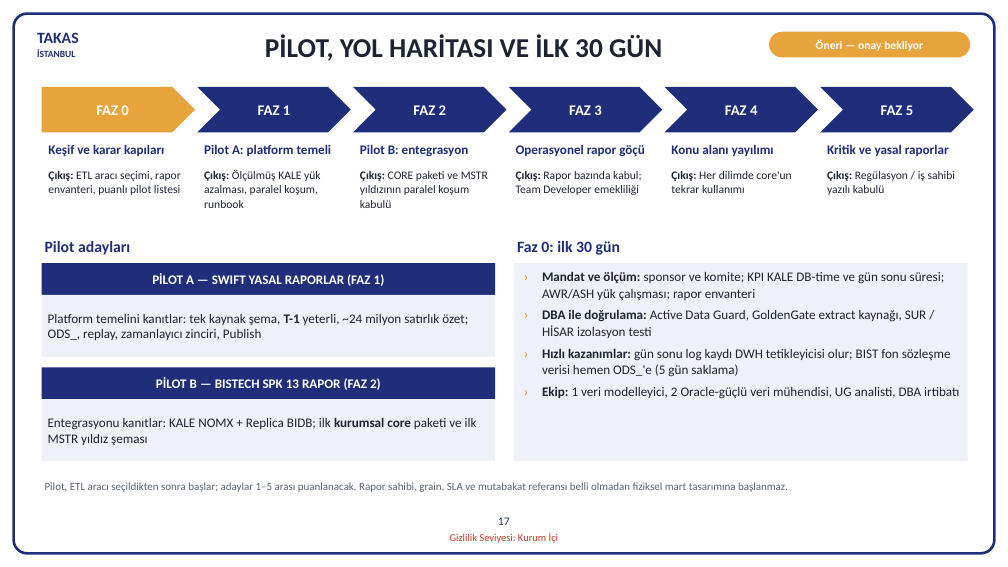
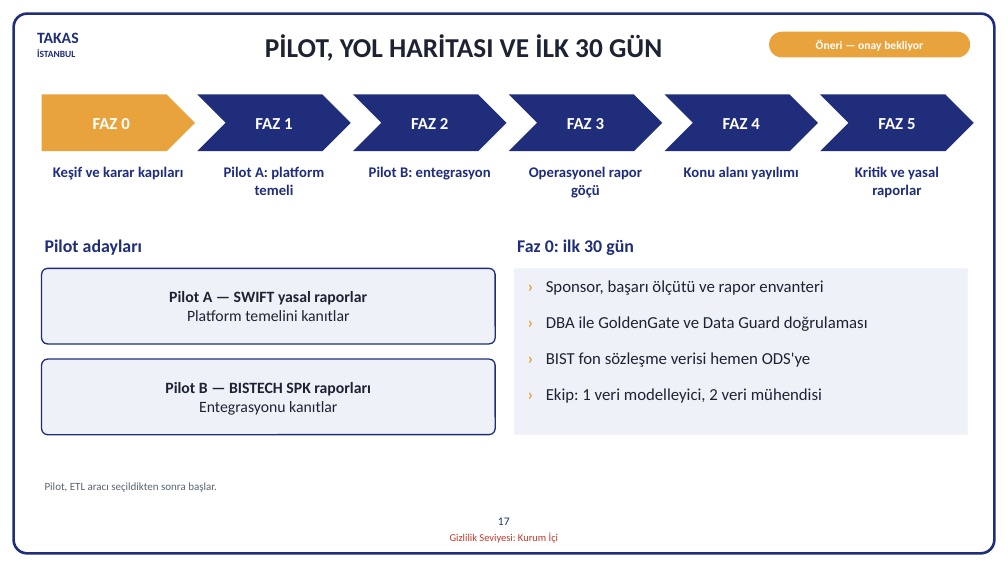
Before and after one commit to hanifidemirel0/Cursor-Projects, a slide deck: slide 17 of outputs/dwh-sunum-kasim-2026/5 - DWHSunum_Kasim2026.pptx. Drawn at 1008x567 pixels with LibreOffice and Linux fonts; fonts in the diff are those of the drawing. Boxes give left, top, right and bottom in pixels: in the first picture for what was removed or moved away, otherwise in the second. Text is boxed around its words. In the diff, an @@ line names an element or a change of style, - is before the commit and + after.

```diff
--- a/outputs/dwh-sunum-kasim-2026/5 - DWHSunum_Kasim2026.pptx
+++ b/outputs/dwh-sunum-kasim-2026/5 - DWHSunum_Kasim2026.pptx
@@ pentagon arrow "FAZ 0": place and size @@
-pentagon arrow "FAZ 0" at bbox=[42, 87, 195, 132]
+pentagon arrow "FAZ 0" at bbox=[42, 95, 195, 151]
@@ chevron "FAZ 1": place and size @@
-chevron "FAZ 1" at bbox=[197, 87, 351, 132]
+chevron "FAZ 1" at bbox=[197, 95, 351, 151]
@@ chevron "FAZ 2": place and size @@
-chevron "FAZ 2" at bbox=[353, 87, 507, 132]
+chevron "FAZ 2" at bbox=[353, 95, 507, 151]
@@ chevron "FAZ 3": place and size @@
-chevron "FAZ 3" at bbox=[509, 87, 662, 132]
+chevron "FAZ 3" at bbox=[509, 95, 662, 151]
@@ chevron "FAZ 4": place and size @@
-chevron "FAZ 4" at bbox=[665, 87, 818, 132]
+chevron "FAZ 4" at bbox=[665, 95, 818, 151]
@@ size 14 to 16 pt in 6 elements at bbox=[42, 95, 195, 151], bbox=[197, 95, 351, 151], bbox=[353, 95, 507, 151], bbox=[509, 95, 662, 151], bbox=[665, 95, 818, 151], bbox=[820, 95, 974, 151] @@
@@ chevron "FAZ 5": place and size @@
-chevron "FAZ 5" at bbox=[820, 87, 974, 132]
+chevron "FAZ 5" at bbox=[820, 95, 974, 151]
@@ text removed at bbox=[48, 171, 181, 195] @@
-Çıkış: ETL aracı seçimi, rapor envanteri, puanlı pilot listesi
@@ text "Keşif ve karar kapıları": place and size @@
-text "Keşif ve karar kapıları" at bbox=[48, 144, 164, 156]
+text "Keşif ve karar kapıları" at bbox=[53, 166, 183, 180]
@@ text removed at bbox=[204, 170, 321, 208] @@
-Çıkış: Ölçülmüş KALE yük azalması, paralel koşum, runbook
@@ text "Pilot A: platform temeli": place and size @@
-text "Pilot A: platform temeli" at bbox=[204, 144, 332, 156]
+text "Pilot A: platform temeli" at bbox=[224, 166, 324, 195]
@@ text removed at bbox=[360, 171, 488, 208] @@
-Çıkış: CORE paketi ve MSTR yıldızının paralel koşum kabulü
@@ text "Pilot B: entegrasyon": place and size @@
-text "Pilot B: entegrasyon" at bbox=[360, 144, 469, 156]
+text "Pilot B: entegrasyon" at bbox=[369, 166, 491, 180]
@@ size 12.5 to 14 pt; alignment left to centre in 6 elements at bbox=[53, 166, 183, 180], bbox=[224, 166, 324, 195], bbox=[369, 166, 491, 180], bbox=[684, 166, 798, 180], bbox=[855, 166, 939, 198], bbox=[529, 166, 642, 198] @@
@@ text "Operasyonel rapor göçü": place and size @@
-text "Operasyonel rapor göçü" at bbox=[516, 144, 645, 156]
+text "Operasyonel rapor göçü" at bbox=[529, 166, 642, 198]
@@ text removed at bbox=[516, 171, 641, 195] @@
-Çıkış: Rapor bazında kabul; Team Developer emekliliği
@@ text removed at bbox=[671, 171, 791, 193] @@
-Çıkış: Her dilimde core'un tekrar kullanımı
@@ text "Konu alanı yayılımı": place and size @@
-text "Konu alanı yayılımı" at bbox=[671, 144, 774, 156]
+text "Konu alanı yayılımı" at bbox=[684, 166, 798, 180]
@@ text removed at bbox=[827, 171, 956, 195] @@
-Çıkış: Regülasyon / iş sahibi yazılı kabulü
@@ text "Kritik ve yasal raporlar": place and size @@
-text "Kritik ve yasal raporlar" at bbox=[827, 144, 949, 156]
+text "Kritik ve yasal raporlar" at bbox=[855, 166, 939, 198]
@@ text "Pilot adayları" at bbox=[45, 239, 142, 255]: size 15 to 17 pt @@
@@ text "Faz 0: ilk 30 gün" at bbox=[517, 239, 634, 255]: size 15 to 17 pt @@
@@ rectangle removed at bbox=[42, 263, 495, 295] @@
-PİLOT A — SWIFT YASAL RAPORLAR (FAZ 1)
@@ rounded rectangle added at bbox=[42, 268, 495, 344], fill #EEF1F8, outline #1F2D7B 1.25 pt, 15 pt, text #1E2333, bold @@
+Pilot A — SWIFT yasal raporlar
+Platform temelini kanıtlar
@@ rectangle: place and size @@
-rectangle at bbox=[514, 263, 968, 461]
+rectangle at bbox=[514, 268, 968, 435]
@@ rectangle removed at bbox=[42, 295, 495, 357] @@
-Platform temelini kanıtlar: tek kaynak şema, T-1 yeterli, ~24 milyon satırlık özet; ODS_, replay, zamanlayıcı zinciri, Publish
@@ text at bbox=[546, 280, 868, 403]: text changed; size 12.5 to 16 pt @@
-› Mandat ve ölçüm: sponsor ve komite; KPI KALE DB-time ve gün sonu süresi; AWR/ASH yük çalışması; rapor envanteri
-› DBA ile doğrulama: Active Data Guard, GoldenGate extract kaynağı, SUR / HİSAR izolasyon testi
-› Hızlı kazanımlar: gün sonu log kaydı DWH tetikleyicisi olur; BIST fon sözleşme verisi hemen ODS_'e (5 gün saklama)
-› Ekip: 1 veri modelleyici, 2 Oracle-güçlü veri mühendisi, UG analisti, DBA irtibatı
+› Sponsor, başarı ölçütü ve rapor envanteri
+› DBA ile GoldenGate ve Data Guard doğrulaması
+› BIST fon sözleşme verisi hemen ODS'ye
+› Ekip: 1 veri modelleyici, 2 veri mühendisi
@@ rounded rectangle added at bbox=[42, 359, 495, 435], fill #EEF1F8, outline #1F2D7B 1.25 pt, 15 pt, text #1E2333, bold @@
+Pilot B — BISTECH SPK raporları
+Entegrasyonu kanıtlar
@@ rectangle removed at bbox=[42, 368, 495, 399] @@
-PİLOT B — BISTECH SPK 13 RAPOR (FAZ 2)
@@ rectangle removed at bbox=[42, 399, 495, 461] @@
-Entegrasyonu kanıtlar: KALE NOMX + Replica BIDB; ilk kurumsal core paketi ve ilk MSTR yıldız şeması
@@ text at bbox=[45, 482, 217, 492]: text changed @@
-Pilot, ETL aracı seçildikten sonra başlar; adaylar 1–5 arası puanlanacak. Rapor sahibi, grain, SLA ve mutabakat referansı belli olmadan fiziksel mart tasarımına başlanmaz.
+Pilot, ETL aracı seçildikten sonra başlar.
```
Also in this commit, not shown: 3 other files.
